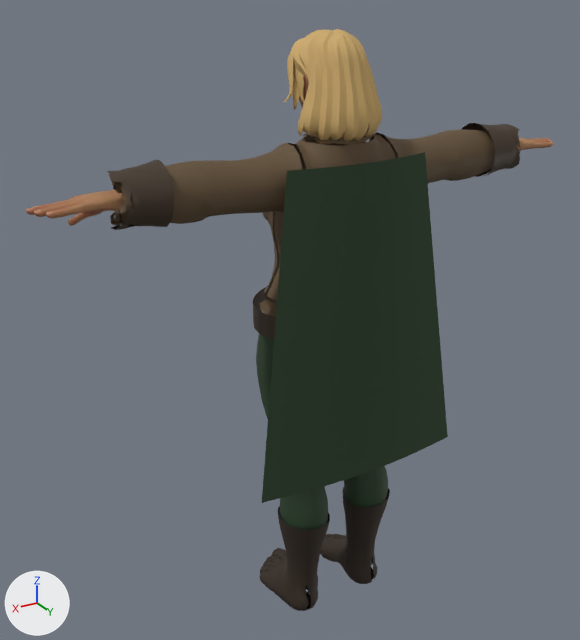
Renders of the glTF model godot-proto/models/herois/A3.gltf from each side of a commit.
One viewpoint serves both versions: a 50 mm lens placed at (1.233, 1.866, 1.908), pointed at (0.103, -0.016, 0.966). Every picture has the same lights, and +X, +Y and +Z are marked at lower left. The picture after the commit comes second. Vertices at exactly the same position are counted once.

In view in the first picture: 'Botas', 'Braceletes', 'Calca', 'Capa', 'Hair_Long', 'Superhero_Female', 'Tunica' and 1 more.
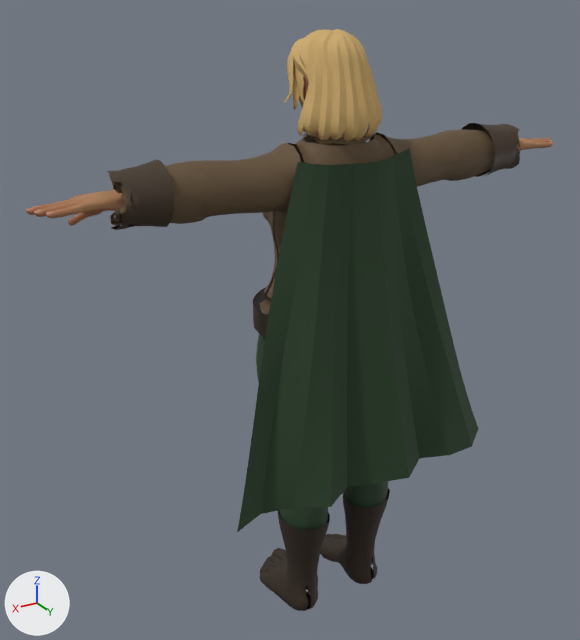
Pixel boxes (x1, y1, x2, y2) of what changed, in the pictures (580 x 640 px):
'Capa', reshaped (29% wider, 9% taller)
    before: (262, 152, 448, 503)
    after: (237, 148, 478, 532)

The change, as a list of edits to the scene's bpy script:
```text
Change me_capa:
    used by ob_capa; location = (0.0, 0.0, 0.0)
    remove me_capa.from_pydata(...)  # 187 vertices, 320 faces; spans x -0.34..0.34, y 0.163..0.253, z 0.55..1.461
    add me_capa.from_pydata(...)  # 187 vertices, 320 faces; spans x -0.459..0.459, y 0.141..0.339, z 0.55..1.473
    me_capa part 1: 187 of 187 vertices moved; they spanned x -0.34..0.34, y 0.163..0.253, z 0.55..1.461 and now span x -0.459..0.459, y 0.141..0.339, z 0.55..1.473; mean shift (0.0, 0.013, 0.003)
```
